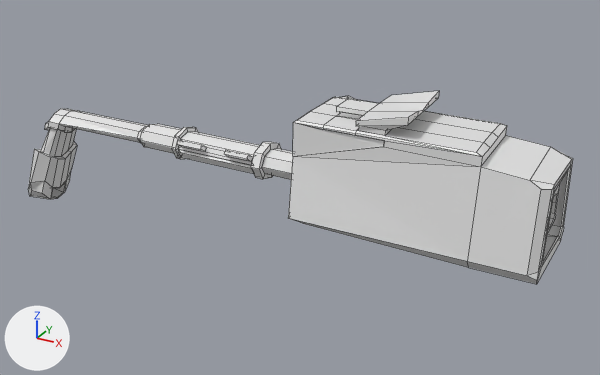
The Blender file New Game Unity project/Assets/Models/AK-series/Full/Textures/GasTube/GasTube.blend, before and after one commit.
Both versions are drawn from a camera (50 mm lens) standing at (-0.654, -0.688, 0.429) and looking at (-1.041, 0.016, 0.077). Lighting does not change. The marker at lower left points along +X, +Y and +Z. Mesh edges are drawn as thin lines.

The scene before the commit, as lines of its bpy script (objects in view):
```python
mat_gastube = principled_material('GasTube')
mat_gastube.base_color = (0.8, 0.8, 0.8)  # white #e7e7e7
me_cube_009 = bpy.data.meshes.new('Cube.009')
me_cube_009.from_pydata(...)  # 485 vertices, 443 faces; spans x -0.637..0.045, y -0.088..0.088, z -0.19..0.133
me_cube_009.materials.append(mat_gastube)  # white #e7e7e7
ob_gastube = bpy.data.objects.new('GasTube', me_cube_009)
ob_gastube.location = (-0.8152, -0.0011, 0.1144)
ob_gastube.scale = (0.928, 0.627, 0.614)
```
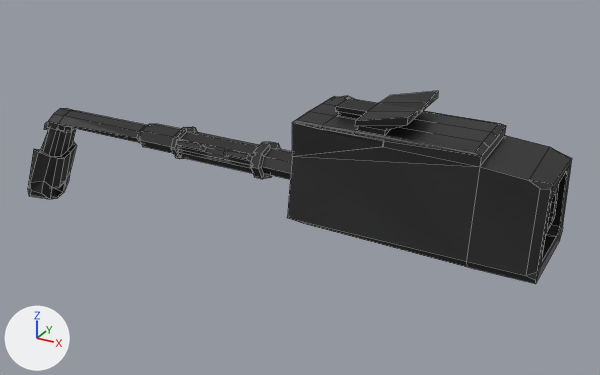
Where the newer file only moved an object's origin or applied its transform, the numbers keep the older frame.

Changed parts and their boxes (x1, y1, x2, y2) in the pictures (600 x 375 px):
'GasTube', surface changed (grey to black): (28, 91, 573, 284) in both

The change, as a list of edits to the scene's bpy script:
```text
Add img_gastube_metallic:
    img_gastube_metallic = load_image('GasTube(Metallic)', 'Metallic/GasTube(Metallic).png', 2048, 2048, 'sRGB')
Add img_gastube:
    img_gastube = load_image('GasTube', 'GasTube.png', 2048, 2048, 'sRGB')
Change mat_gastube:
    add n2 = _N.new('ShaderNodeTexImage'); n2.name = 'Image Texture'
    add n2.image = img_gastube
    add n3 = _N.new('ShaderNodeTexImage'); n3.name = 'Image Texture.001'
    add n3.image = img_gastube_metallic
    where n0 = _N.new('ShaderNodeBsdfPrincipled'); n0.name = 'Principled BSDF'
    add _L.new(n2.outputs[0], n0.inputs[0])  # 'Color' to 'Base Color'
    add _L.new(n3.outputs[0], n0.inputs[1])  # 'Color' to 'Metallic'
```
